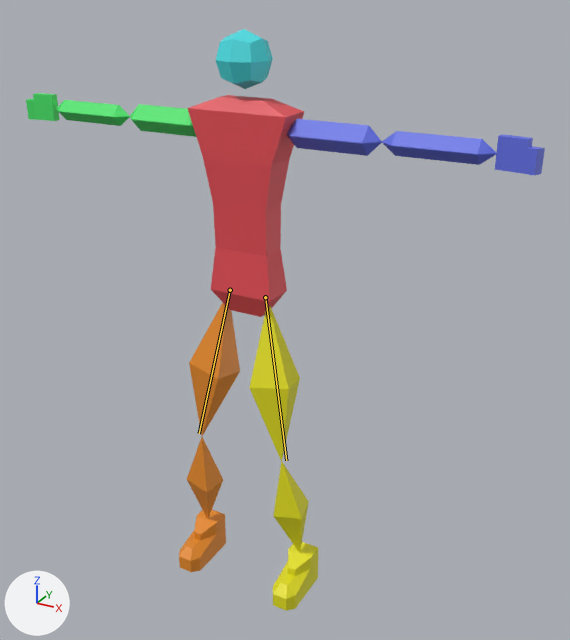
Before and after pictures for a commit that changed the glTF model FPS/Player/Player.glb.
The view is the same before and after, from a camera (50 mm lens) standing at (3.09, -5.01, 5.1) and looking at (0.27, 0.13, 2.53). Arrows for +X, +Y and +Z are at lower left; the lights stay in place. Both versions are drawn at frame 1 of the action 'T-Pose'; the numbers are the values there. The bones that change are drawn over the model as lines.

Names of what the first picture shows: 'Foot.L', 'Foot.R', 'Hand.L', 'Head', 'LowerArm.L', 'LowerLeg.L', 'LowerLeg.R', 'Torso', 'UpperArm.L', 'UpperArm.R', 'UpperLeg.L', 'UpperLeg.R'.
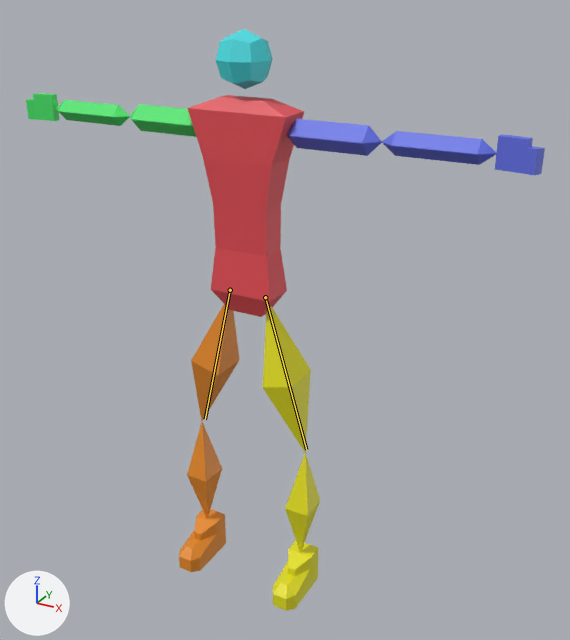
Location of each change, [x1, y1, x2, y2] in pixels of the pictures (570 x 640 px):
'UpperLeg.L', posed
    before: [249, 307, 300, 462]
    after: [263, 306, 311, 453]
'UpperLeg.R', posed (12% shorter)
    before: [189, 303, 240, 436]
    after: [191, 304, 240, 421]
'LowerLeg.L', posed (10% taller)
    before: [273, 462, 309, 552]
    after: [285, 453, 320, 552]
'LowerLeg.R', posed (17% taller)
    before: [187, 437, 223, 519]
    after: [187, 422, 222, 518]
bone 'UpperLeg.L', root to tip
    before: (265, 297) to (286, 460)
    after: (265, 297) to (306, 449)
bone 'UpperLeg.R', root to tip
    before: (230, 290) to (199, 433)
    after: (230, 290) to (205, 419)

What changed in the scene script:
```text
Change bone_upperleg_l:
    where bone_upperleg_l = bpy.data.objects['Armature'].pose.bones['UpperLeg.L']  # child of 'Hip'
    bone_upperleg_l.rotation_quaternion: (0.764, -0.074, 0.64, -0.029) -> (1.0, 0.001, -0.01, 0.0)  # degrees (-42, 77, -38) -> degrees (0, -1, 0)
Change bone_upperleg_r:
    where bone_upperleg_r = bpy.data.objects['Armature'].pose.bones['UpperLeg.R']  # child of 'Hip'
    bone_upperleg_r.rotation_quaternion: (0.764, -0.074, -0.64, 0.029) -> (1.0, 0.001, 0.01, 0.0)  # degrees (-42, -77, 38) -> degrees (0, 1, 0)
```
